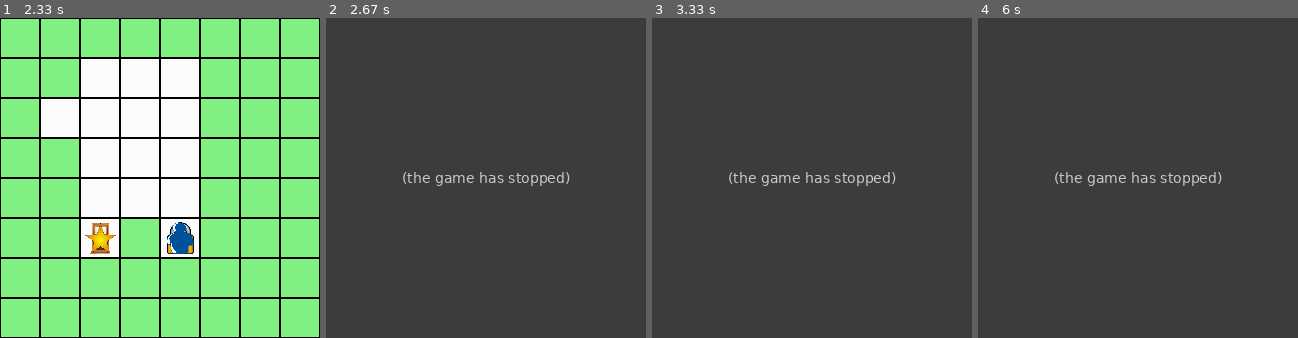
Above: before the commit, frames 1-4 (left to right).
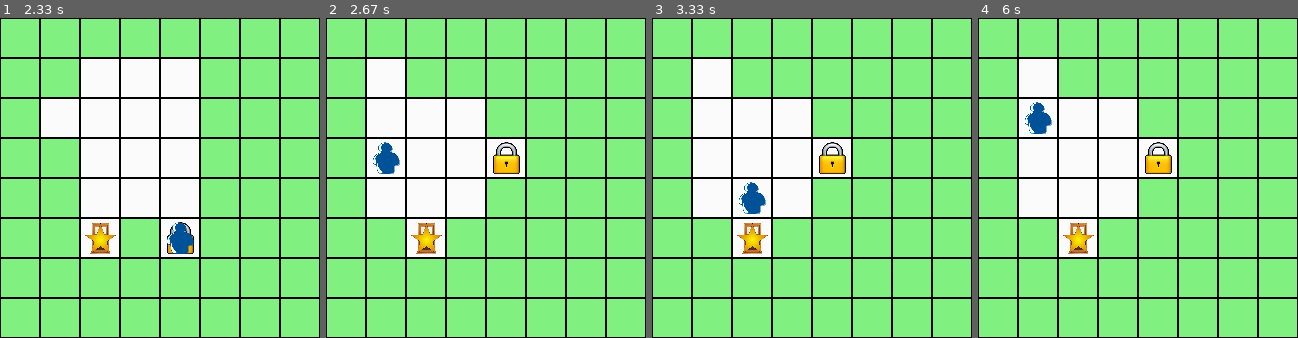
Above: after the commit, the same moments.

Repository: kespindler/cs295-final
Game: pygame game, started from tests.py
The game is run twice, just before and just after one commit, with the same random seed, the same clock (stepped at 60 frames per second) and the same inputs. The source is Python 2; it was converted automatically to run under Python 3.
Inputs:
- Up to frame 1 (2.33 s): no input
- Up to frame 2 (2.67 s): no input
- Up to frame 3 (3.33 s): no input
- Up to frame 4 (6 s): no input

Frame 1 is identical in both runs. In frame 2, 100% of the frame differs, in the area x 0-100%, y 0-100%; in frame 3, 100%; in frame 4, 100%.
Error before the commit: TypeError: cannot unpack non-iterable NoneType object (search.py line 8); the game stopped at 2.55 s (later frames are placeholders)

Commit message:
new gradient descent updates

Diff:
--- a/environment.py
+++ b/environment.py
@@ -39,7 +39,7 @@
         actions.W:(-1, 0)})
     step_reward = -1
     final_reward = 1000
-    task_reward = -1
+    task_reward = 1
 
     def set_room(self, room):
         assert 0 <= room < len(self.rooms)
@@ -87,13 +87,13 @@
         #rgbs[::3] = [0 if self.states[self.goal] == Lightworld.field.DOOR
         reds = [0 if self.states[self.goal] == Lightworld.field.DOOR
                      else cap_manhat_dist(p, self.goal) for p in next_posns]
-        reds = [cap_manhat_dist(pos, self.goal) if r == max(reds) else 0 for r in reds]
+        reds = [cap_manhat_dist(pos, self.goal) if r > 0 and r == max(reds) else 0 for r in reds]
         #rgbs[1::3] = [cap_manhat_dist(pos, self.lock_pos) for pos in next_posns]
-        greens = [cap_manhat_dist(p, self.lock_pos) for p in next_posns]
-        greens = [cap_manhat_dist(pos, self.lock_pos) if g == max(greens) else 0 for g in greens]
-        blues = [0 if (self.key_pos is None or self.states[self.key_pos] != Lightworld.field.KEY)
+        blues = [cap_manhat_dist(p, self.lock_pos) for p in next_posns]
+        blues = [cap_manhat_dist(pos, self.lock_pos) if g > 0 and g == max(blues) else 0 for g in blues]
+        greens = [0 if (self.key_pos is None or self.states[self.key_pos] != Lightworld.field.KEY)
                       else cap_manhat_dist(p, self.key_pos) for p in next_posns]
-        blues = [cap_manhat_dist(pos, self.key_pos) if b == max(blues) else 0 for b in blues]
+        greens = [cap_manhat_dist(pos, self.key_pos) if b > 0 and b == max(greens) else 0 for b in greens]
         rgbs[::3] = reds
         rgbs[1::3] = greens
         rgbs[2::3] = blues
--- a/gradient_descent.py
+++ b/gradient_descent.py
@@ -1,3 +1,4 @@
+from numpy import cos, pi
 from agent import Agent
 from numpy import array, zeros, dot
 from numpy.random import rand
@@ -8,7 +9,7 @@
     """
 
     def __init__(self, stateDim, stateOffset, actionDesc,
-                alpha = 0.01, gamma = 0.99, slambda = 0.9, epsilon = 0.01, decay = 0.99, traceThreshold = 0.0001):
+                alpha = 0.002, gamma = 0.99, slambda = 0.1, epsilon = 0.5, decay = 0.995, traceThreshold = 0.0001):
         super(GradientDescentSarsaAgent, self).__init__()
         self.stateDim = stateDim
         self.stateOffset = stateOffset
@@ -40,42 +41,45 @@
         i = self.nextAction
         if i is None:
             if random() > self.epsilon:
-                # choose greedily
-                outputs = []
-
-                # loop over actions and find estimated Q value for each paired with obs
-                for j in range(0, self.actionNum, 1):
-                    feat = self.poly_basis(o)
-                    estQ = dot(self.weights[j], feat)
-                    outputs.append(estQ)
-
-                #print(outputs)
-
-                # find the max action
-                # if multiple exist pick randomly
-                maxobj = max(outputs)
-                i = choice([i for i, v in enumerate(outputs) if v == maxobj])
-                i = array([i,])
+                i = self.get_greedy_action(o)
 
             else:
                 # choose randomly
-                i = array((randint(0,self.actionNum),))
+                i = array((randint(0,self.actionNum-1),))
 
         # cleanup
         self.nextAction = None
         self.epsilon *= self.decay
 
-        print(i)
+        return i
+
+    def get_greedy_action(self,o):
+        # choose greedily
+        outputs = []
+
+        # loop over actions and find estimated Q value for each paired with obs
+        for j in range(0, self.actionNum, 1):
+            feat = self.poly_basis(o)
+            estQ = dot(self.weights[j], feat)
+            outputs.append(estQ)
+
+        print(outputs)
+
+        # find the max action
+        # if multiple exist pick randomly
+        maxobj = max(outputs)
+        i = choice([i for i, v in enumerate(outputs) if v == maxobj])
+        i = array([i,])
+
         return i
 
     def feedback(self, obs, a, r, nextobs, nexta = None, env=None):
-        if nexta == None:
-            nexta = self.choose_action(None, nextobs)
-            self.nextAction = nexta
-
         obs = obs[self.stateOffset:(self.stateOffset+self.stateDim)]
         a = a[0]
         nextobs = nextobs[self.stateOffset:(self.stateOffset+self.stateDim)]
+        if nexta == None:
+            nexta = self.get_greedy_action(nextobs)
+
         nexta = nexta[0]
 
         feat = self.poly_basis(obs)
@@ -90,10 +94,12 @@
         self.eligibility[a] += feat
         self.weights += self.alpha * delta * self.eligibility
 
+
+
         return
 
     def poly_basis(self, obs):
-        vec = array([v, 2*v, 3*v for v in obs])
+        vec = array([v for v in obs])
         feat = zeros((self.featureNum))
         feat[0] = 1 # constant term
         featSize = self.stateDim
@@ -103,7 +109,9 @@
         return feat
 
     def fourier_basis(self, obs):
-        vec = [[math.cos(math.pi * v), math.cos(math.pi*2*v), math.cos(math.pi*3*v)] for v in obs]
+        """ Fourier basis, hardcoded to order 3 for now
+        """
+        vec = [[cos(pi * v), cos(pi*2*v), cos(pi*3*v)] for v in obs]
         feat = zeros((self.featureNum))
         feat[0] = 1
         for i in range(0,self.stateDim):
--- a/options.py
+++ b/options.py
@@ -1,6 +1,6 @@
 from utility import enum
 from random import random
-from agent import SarsaAgent
+from agent import Agent, SarsaAgent
 
 class Option(SarsaAgent):
     """ Option
@@ -8,6 +8,24 @@
         Only additions are initialization and termination sets
     """
     opt_epsilon = .01
+
+class ActionOption(Agent):
+    def __init__(self, action):
+        self.actionOption = action
+        super(ActionOption, self).__init__()
+
+    def choose_action(self, env, obs):
+        super(ActionOption, self).choose_action(env, obs)
+        return self.actionOption
+
+    def feedback(self, obs, a, r, nextobs, nexta=None, env=None):
+        pass
+
+    def canTerminate(self, state):
+        return True
+
+    def canInitialize(self, state):
+        return True
 
 class KeyOption(Option):
     def canTerminate(self, state):
--- a/search.py
+++ b/search.py
@@ -8,6 +8,15 @@
     bx,by = b
     return abs(by-ay) + abs(bx-ax)
 
+def straight_line_dist(a,b):
+    ax,ay = a
+    bx,by = b
+    if ax == bx:
+        return abs(by - ay)
+    elif ay == by:
+        return abs(bx - ax)
+    else:
+        return 20
 
 def best_first_graph_search(start, end, f, expand_state):
     """Search the nodes with the lowest f scores first.
--- a/testrun.py
+++ b/testrun.py
@@ -16,9 +16,9 @@
 env = Lightworld(*[room for iskey, room in rooms])
 env = Lightworld(*rooms_from_fpath('basic_lightworld.txt'))
 stateDesc = env.dimensions()
-# agent = OptionAgent(stateDesc[0:problemSpaceDim], actionDesc)
+agent = OptionAgent(stateDesc[0:problemSpaceDim], actionDesc)
 # agent = SarsaAgent(stateDesc[0:problemSpaceDim], actionDesc)
-agent = GradientDescentSarsaAgent(agentSpaceDim, problemSpaceDim, actionDesc)
+# agent = GradientDescentSarsaAgent(agentSpaceDim, problemSpaceDim, actionDesc)
 # agent = COptionAgent(stateDesc, problemSpaceDim, actionDesc)
 # agent = PerfectOptionAgent(stateDesc[:problemSpaceDim])
 rend = PygameRenderer(env)
